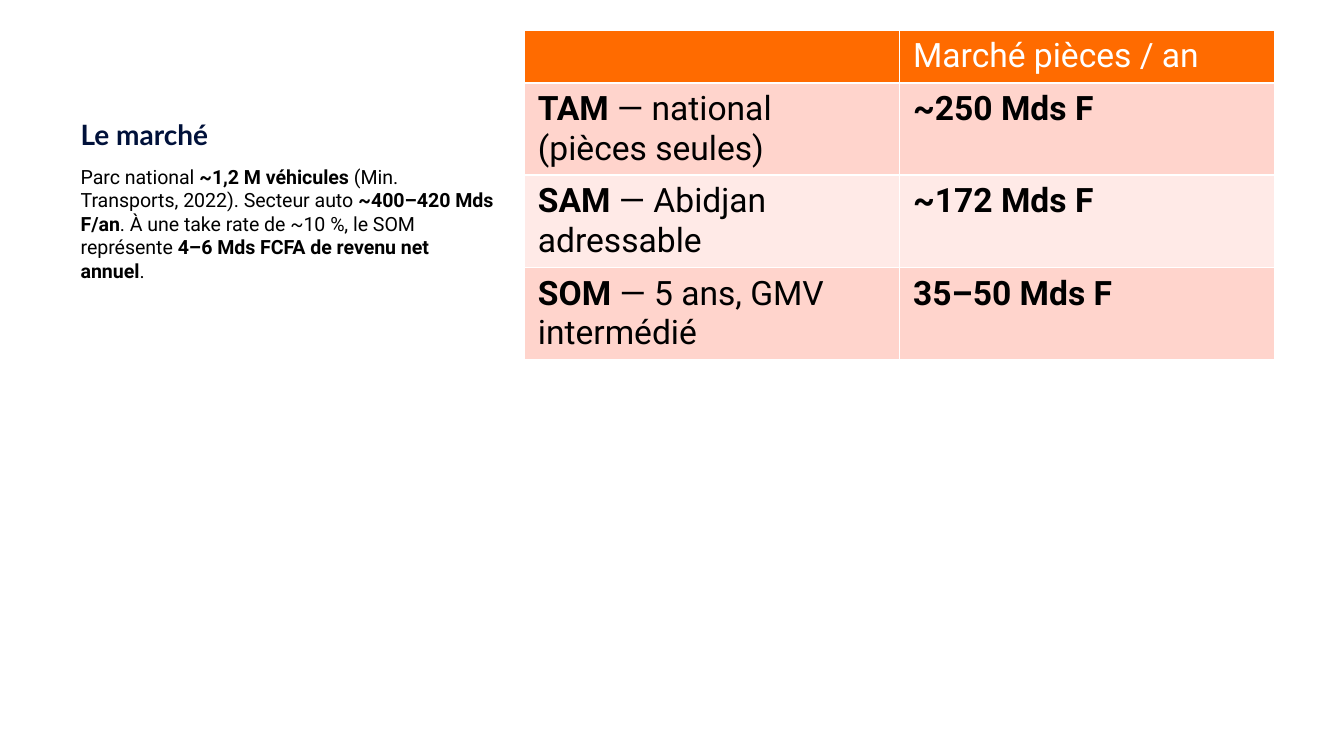
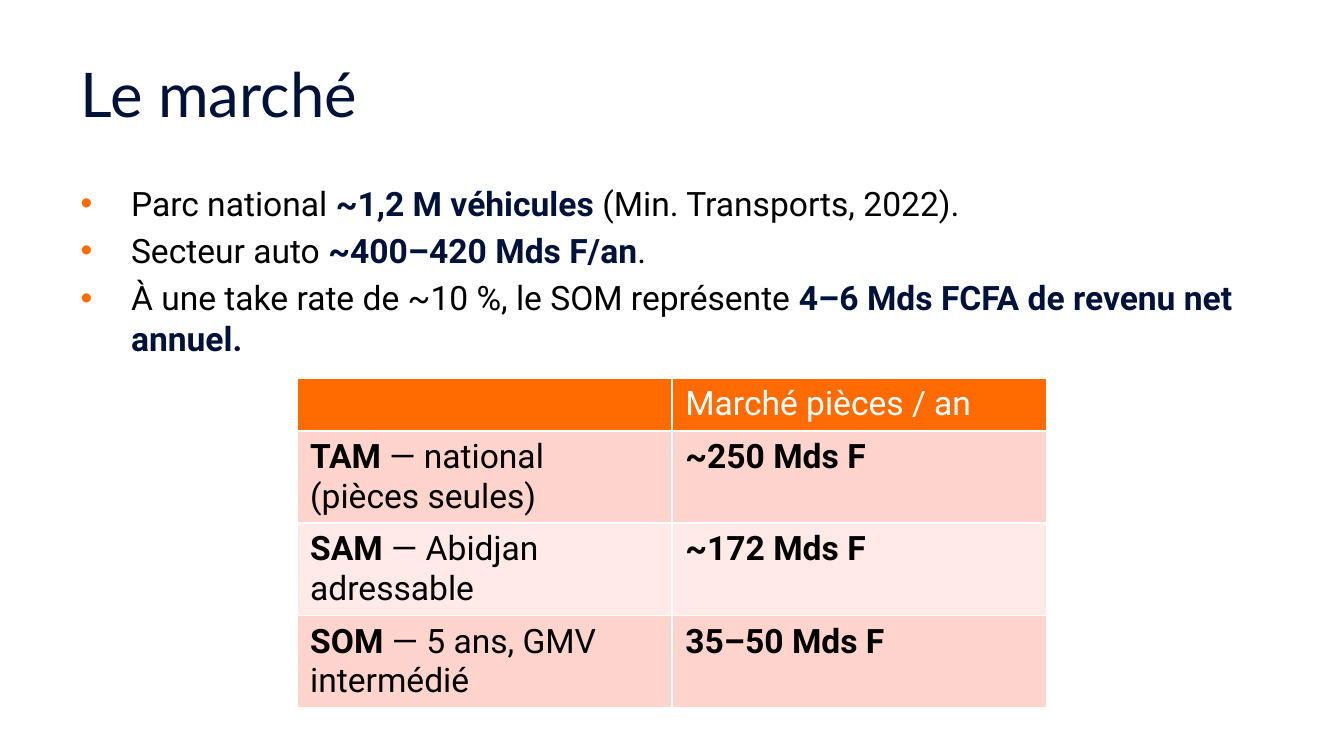
Before and after one commit to Fefer79/pieces, a slide deck: slide 5 of docs/pitch-deck-pieces-2026-06.pptx (slide 6 before the commit). Drawn at 1344x756 pixels with LibreOffice and Linux fonts; fonts in the diff are those of the drawing. Boxes give left, top, right and bottom in pixels: in the first picture for what was removed or moved away, otherwise in the second. Text is boxed around its words. In the diff, an @@ line names an element or a change of style, - is before the commit and + after.

```diff
--- a/docs/pitch-deck-pieces-2026-06.pptx
+++ b/docs/pitch-deck-pieces-2026-06.pptx
@@ title "Le marché" at (x1=81, y1=71, x2=357, y2=118): size 15 to 33 pt, bold off; vertical alignment bottom to middle @@
@@ text at (x1=131, y1=189, x2=1232, y2=352): text changed; size 10.5 to 18 pt @@
-Parc national ~1,2 M véhicules (Min. Transports, 2022). Secteur auto ~400–420 Mds F/an. À une take rate de ~10 %, le SOM représente 4–6 Mds FCFA de revenu net annuel.
+• Parc national ~1,2 M véhicules (Min. Transports, 2022).
+• Secteur auto ~400–420 Mds F/an.
+• À une take rate de ~10 %, le SOM représente 4–6 Mds FCFA de revenu net annuel.
@@ table moved from (x1=524, y1=30, x2=1274, y2=349) to (x1=297, y1=378, x2=1047, y2=697) @@
```
Also in this commit, not shown: 5 other slides changed, 1 slide removed, 6 other files.
